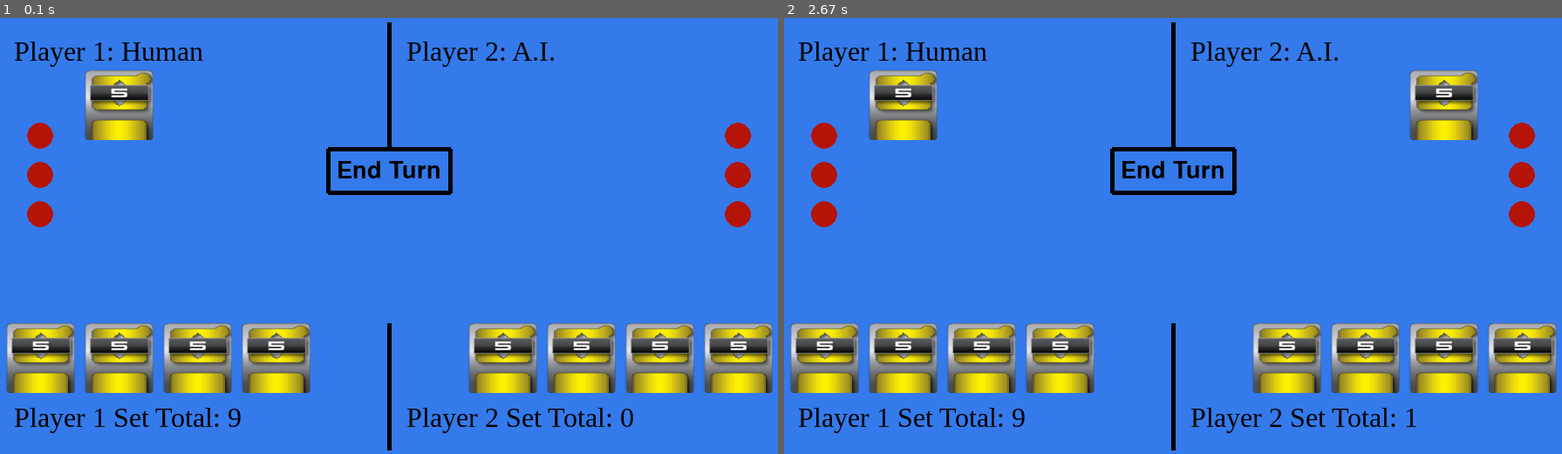
Above: before the commit, frames 1-2 (left to right).
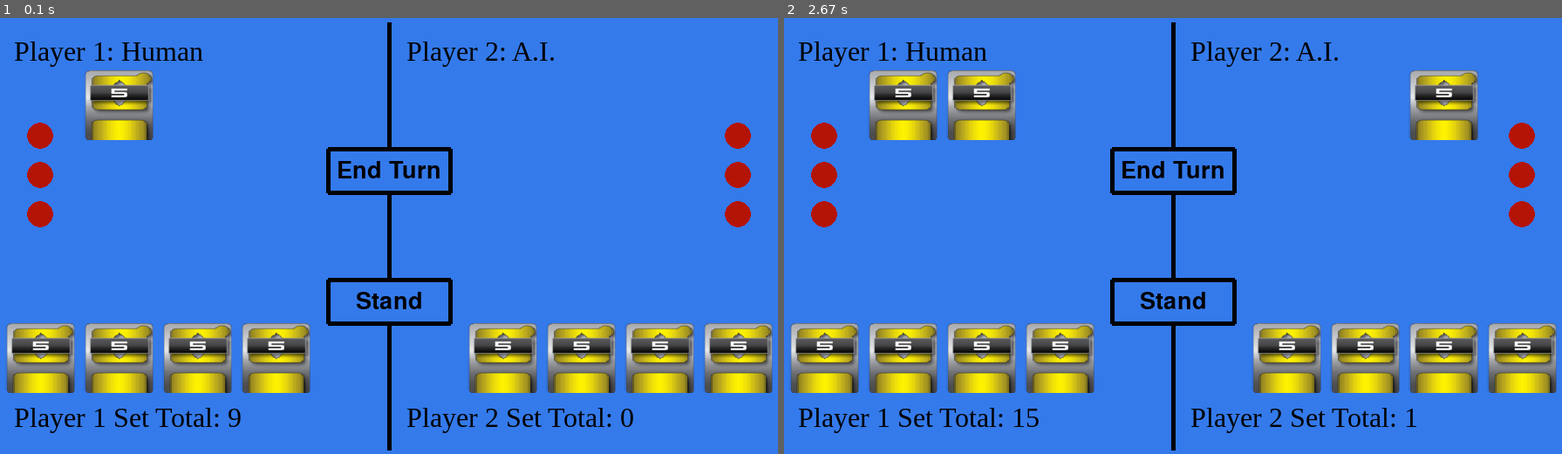
Above: after the commit, the same moments.

Repository: garciale24/myPazaak
Game: pygame game, started from my_pygame.py
Two runs of this game, one before a commit and one after it. Both use one fixed random seed, a clock stepped at 60 frames per second and the inputs below.
Inputs (mouse positions are in pixels of both pictures, inside the frame that each line leads up to):
- Up to frame 1 (0.1 s): no input
- Up to frame 2 (2.67 s): click (1173, 236) at 0.38 s; click (986, 240) at 0.72 s; click (1149, 161) at 2.55 s

The runs differ from the first frame. In frame 1, 0.7% of the frame differs, in the area x 41-59%, y 40-71%; in frame 2, 2.2%, in the area x 20-59%, y 12-94%.

Commit message:
update_pygame

Diff:
--- a/my_pygame.py
+++ b/my_pygame.py
@@ -1,3 +1,4 @@
+from sys import breakpointhook
 from typing import Any, Tuple
 import pygame
 import os
@@ -62,6 +63,12 @@
     (190, 350),
     (280, 350)]
 
+SIDE_DECK_DIS2: List[Tuple[int]] = [
+    (810, 350),
+    (720, 350),
+    (630, 350),
+    (540, 350)]
+
 def get_card(nextCard: int) ->  pygame:
     if nextCard < 100:
         P5: pygame = pygame.image.load(os.path.join('5card.png'))
@@ -106,14 +113,26 @@
     text = font.render("End Turn", True, BLACK)
     text_rect = text.get_rect(center=(450, 175))
     WIN.blit(text, text_rect)
+
     pygame.draw.line(WIN, BLACK, (380, 150), (520, 150), 5)
     pygame.draw.line(WIN, BLACK, (380, 150), (380, 200), 5)
     pygame.draw.line(WIN, BLACK, (380, 200), (520, 200), 5)
     pygame.draw.line(WIN, BLACK, (520, 150), (520, 200), 5)
 
-
+    pygame.draw.line(WIN, BLACK, (450, 200), (450, 300), 5)
+
+    font2 = pygame.font.Font(None, 40)
+    text2 = font2.render("Stand", True, BLACK)
+    text_rect2 = text2.get_rect(center=(450, 325))
+    WIN.blit(text2, text_rect2)
+    pygame.draw.line(WIN, BLACK, (380, 350), (520, 350), 5)
+    pygame.draw.line(WIN, BLACK, (380, 300), (380, 350), 5)
+    pygame.draw.line(WIN, BLACK, (380, 300), (520, 300), 5)
+    pygame.draw.line(WIN, BLACK, (520, 300), (520, 350), 5)
 
     pygame.draw.line(WIN, BLACK, (450, 495), (450, 350), 5)
+
+
 
     i = 0
     while i < len(pazaakGame.P1boardCards):
@@ -155,11 +174,12 @@
     #WIN.blit(PLUSFIVE, (720, 240))
     #WIN.blit(PLUSFIVE, (630, 240))
     #WIN.blit(PLUSFIVE, (540, 240))
-
-    WIN.blit(PLUSFIVE, (810, 350))
-    WIN.blit(PLUSFIVE, (720, 350))
-    WIN.blit(PLUSFIVE, (630, 350))
-    WIN.blit(PLUSFIVE, (540, 350))
+    for card in SIDE_DECK_DIS2:
+        WIN.blit(PLUSFIVE, (card))
+    #WIN.blit(PLUSFIVE, (810, 350))
+    #WIN.blit(PLUSFIVE, (720, 350))
+    #WIN.blit(PLUSFIVE, (630, 350))
+    #WIN.blit(PLUSFIVE, (540, 350))
     pygame.display.update()
     return None
 
@@ -172,6 +192,35 @@
         return False
     return True
 
+def player2_AI(pazaakGame: PazaakState, nextCard: int) -> None:
+    i: int = 0
+    poppedCard: int = 0
+    index: int = 0
+    lencond: int = len(pazaakGame.P2sideCards)
+    if pazaakGame.P2stillPlaying == 1:
+        #pazaakGame.P2boardCards.append(nextCard)
+        #pazaakGame.P2setVal += nextCard
+        if pazaakGame.P2setVal == 20:
+            pazaakGame.P2stillPlaying = 0
+            return None
+        if monte_carlo_algorithm(pazaakGame) != 1:
+            if pazaakGame.P2setVal >= 18: pazaakGame.P2stillPlaying = 0
+            while i < lencond:
+                i += 1
+                if player2_playSideCard(pazaakGame, i-1, index) == 1:
+                    poppedCard = pazaakGame.P2sideCards.pop(i-1)
+                    SIDE_DECK_DIS2.pop(i-1)
+                    pazaakGame.P2boardCards.append(poppedCard[index])
+                    break
+                index = 1
+                if pazaakGame.P2sideCards[i-1][0] == pazaakGame.P2sideCards[i-1][1]: continue
+                if player2_playSideCard(pazaakGame, i-1, index) == 1:
+                    poppedCard = pazaakGame.P2sideCards.pop(i-1)
+                    SIDE_DECK_DIS2.pop(i-1)
+                    pazaakGame.P2boardCards.append(poppedCard[index])
+                    break
+    pazaakGame.player = 1
+    return None
 
 def main() -> None:
     clock: pygame = pygame.time.Clock()
@@ -197,24 +246,37 @@
     while run:
         clock.tick(FPS)
         nextCard: int = pazaakGame.nextCard()
-        if k == 1: k = 2
-        elif k == 2: k = 1
+        if k == 1 and pazaakGame.P2stillPlaying == 1: k = 2
+        elif k == 2 and pazaakGame.P1stillPlaying == 1: k = 1
         pazaakGame.player = k
-        if pazaakGame.player == 1:
+
+        if pazaakGame.player == 1 and pazaakGame.P1stillPlaying == 1:
             pazaakGame.P1boardCards.append(nextCard)
             pazaakGame.P1setVal += nextCard
-        if pazaakGame.player == 2:
+        if pazaakGame.player == 2 and pazaakGame.P2stillPlaying == 1:
             pazaakGame.P2boardCards.append(nextCard)
             pazaakGame.P2setVal += nextCard
+        # time.sleep(3)a
+        if pazaakGame.whoWon() == 1 and pazaakGame.P2stillPlaying == 0 and pazaakGame.P1stillPlaying == 0:
+            print("p1 won")
+            break
+        if pazaakGame.whoWon() == 2 and pazaakGame.P2stillPlaying == 0 and pazaakGame.P1stillPlaying == 0:
+            print("p2 won")
+            break
+        if pazaakGame.player == 2:
+                #time.sleep(1)
+            player2_AI(pazaakGame, 0)
+            run2 = False
+        else:
+            run2 = True
         draw_window(pazaakGame)
 
-        # time.sleep(3)
-
-        run2 = True
         while run2:
             for event in pygame.event.get():
                 #time.sleep(1)
                 run = run2 = quit_game(event)
+                if run2 == False:
+                    break
                 #time.sleep(2)
 
                 #run = pazaak_main(event)
@@ -226,23 +288,31 @@
 
                     #print(MOUSE_X, MOUSE_Y)
 
+
                     i = 0
-                    for card in SIDE_DECK_DIS:
-                        if card[0] <= int(MOUSE_X) and int(MOUSE_X) <= card[0] + 80:
-                            if card[1] <= int(MOUSE_Y) and int(MOUSE_Y) <= card[1] + 80:
-                                SIDE_DECK_DIS.pop(i)
-                                card = pazaakGame.P1sideCards.pop(i)
-                                pazaakGame.P1boardCards.append(card[0])
-                                print(pazaakGame.P1setVal, "   ", card[0])
-
-                                pazaakGame.P1setVal += card[0]
-                                print(pazaakGame.P1setVal)
-                                run2 = False
-
-                        i += 1
+                    if pazaakGame.P1stillPlaying == 1:
+                        for card in SIDE_DECK_DIS:
+                            if card[0] <= int(MOUSE_X) and int(MOUSE_X) <= card[0] + 80:
+                                if card[1] <= int(MOUSE_Y) and int(MOUSE_Y) <= card[1] + 80:
+                                    SIDE_DECK_DIS.pop(i)
+                                    card = pazaakGame.P1sideCards.pop(i)
+                                    pazaakGame.P1boardCards.append(card[0])
+                                    print(pazaakGame.P1setVal, "   ", card[0])
+
+                                    pazaakGame.P1setVal += card[0]
+                                    print(pazaakGame.P1setVal)
+                                    draw_window(pazaakGame)
+
+                            i += 1
                     if int(MOUSE_X) <= 520 and int(MOUSE_X) >= 380:
+                        if int(MOUSE_Y) <= 350 and int(MOUSE_Y) >= 300:
+                            # print('wut')
+                            if k == 1:
+                                pazaakGame.P1stillPlaying = 0
+                            run2 = False
                         if int(MOUSE_Y) <= 200 and int(MOUSE_Y) >= 150:
                             run2 = False
+
         #time.sleep(2)
         draw_window(pazaakGame)
 
